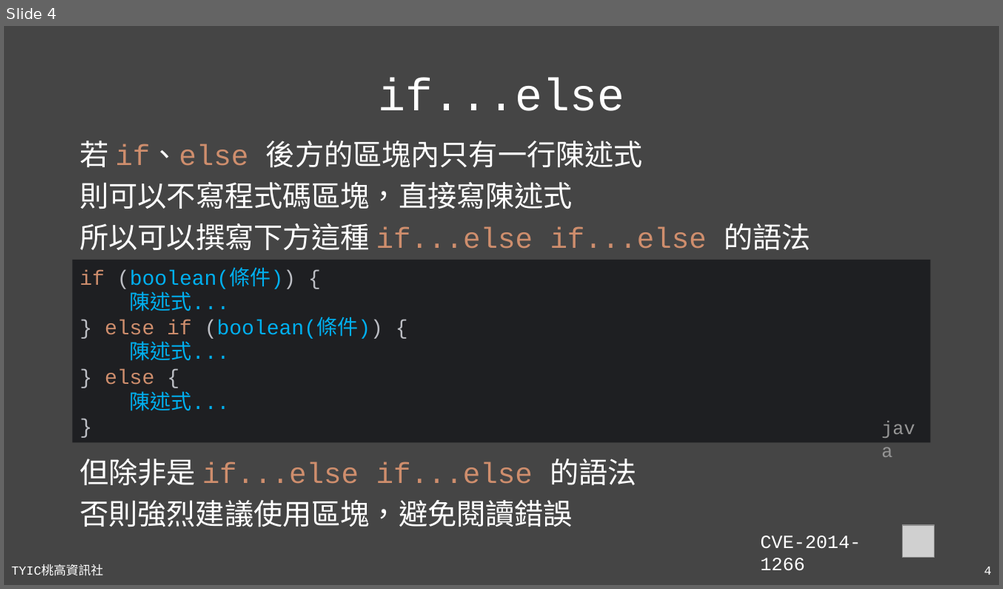
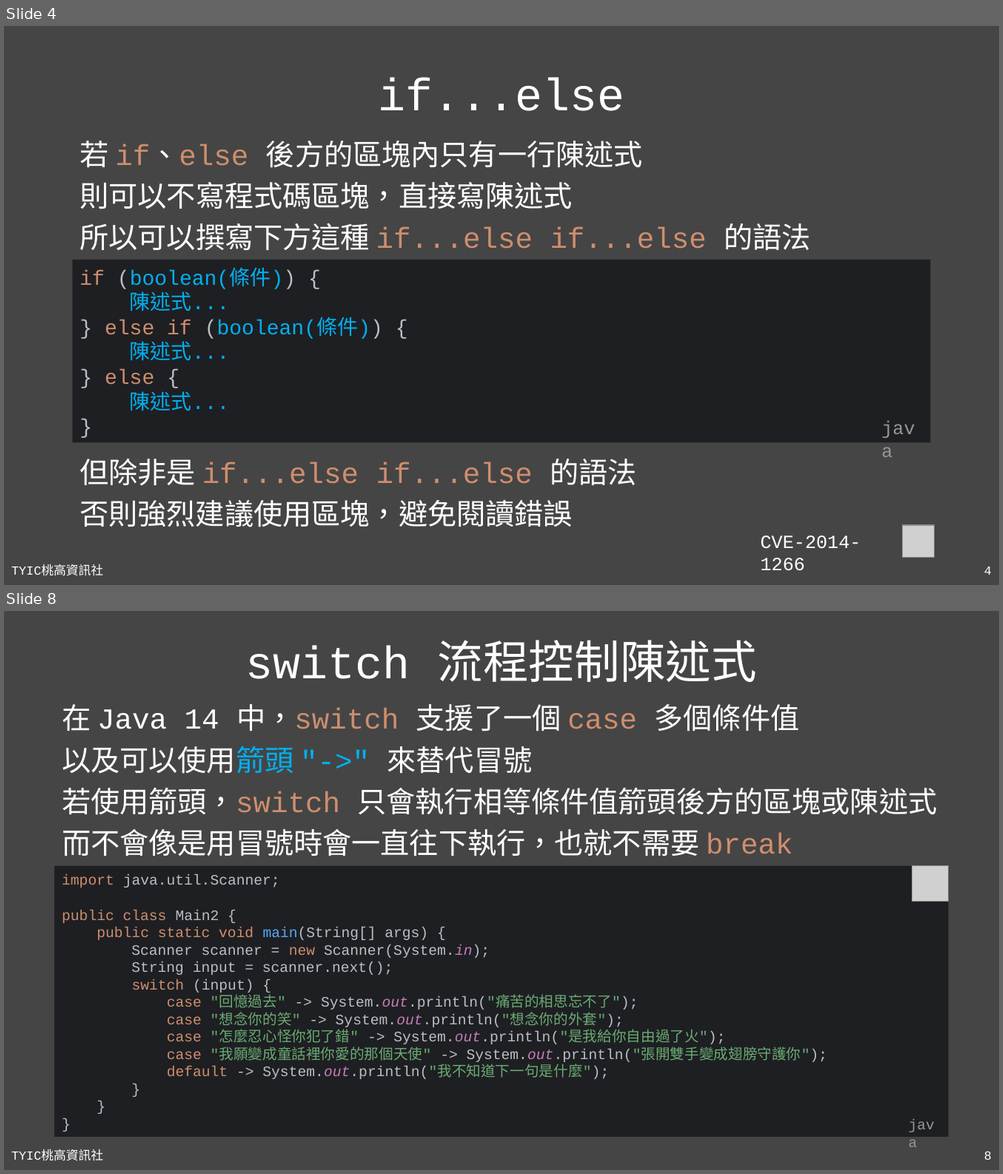
Before and after one commit to TYSHIC/slides, a slide deck: powerpoint/06_流程控制.pptx. Shown one above the other, each under a label of ours: slide 4 before the commit, slides 4 and 8 after it; the slides between them are not shown. The pictures are 1003x589 and 1003x1174 pixels, drawn with LibreOffice and Linux fonts; fonts in the diff are those of the drawing; grey boxes stand for pictures. Boxes give left, top, right and bottom in pixels: in the first picture for what was removed or moved away, otherwise in the second. Text is boxed around its words. In the diff, an @@ line names an element or a change of style, - is before the commit and + after.

Commit message:
06_switch

```diff
--- a/powerpoint/06_流程控制.pptx
+++ b/powerpoint/06_流程控制.pptx
@@ slide 8 added at bbox=[4, 611, 999, 1170], background #454545; not listed: 2 template elements that a slide beside it also shows @@
@@ title added at bbox=[246, 640, 757, 682], 44 pt, text #FFFFFF @@
+switch 流程控制陳述式
@@ text added at bbox=[62, 704, 937, 857], 28 pt, text #FFFFFF @@
+在 Java 14 中，switch 支援了一個 case 多個條件值
+以及可以使用箭頭 "->" 來替代冒號
+若使用箭頭，switch 只會執行相等條件值箭頭後方的區塊或陳述式
+而不會像是用冒號時會一直往下執行，也就不需要 break
@@ rectangle added at bbox=[55, 866, 948, 1138], fill #1E1F22, 14 pt, text #BCBEC4 @@
+import java.util.Scanner;
+public class Main2 {
+public static void main(String[] args) {
+Scanner scanner = new Scanner(System.in);
+String input = scanner.next();
+switch (input) {
+case "回憶過去" -> System.out.println("痛苦的相思忘不了");
+case "想念你的笑" -> System.out.println("想念你的外套");
+case "怎麼忍心怪你犯了錯" -> System.out.println("是我給你自由過了火");
+case "我願變成童話裡你愛的那個天使" -> System.out.println("張開雙手變成翅膀守護你");
+default -> System.out.println("我不知道下一句是什麼");
+}
+}
+}
@@ picture added at bbox=[912, 866, 948, 901] @@
@@ text added at bbox=[901, 1113, 948, 1138], 14 pt, text #969696 @@
+java
```
Also in this commit, not shown: 1 slide changed, 1 other slide added, 1 slide removed, 5 other files.
